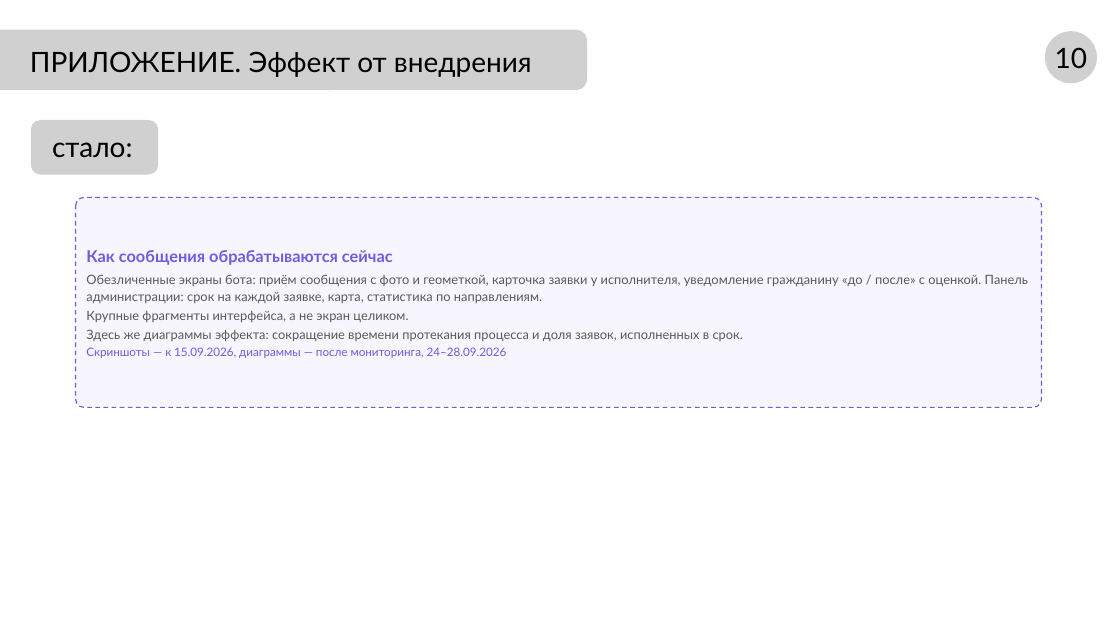
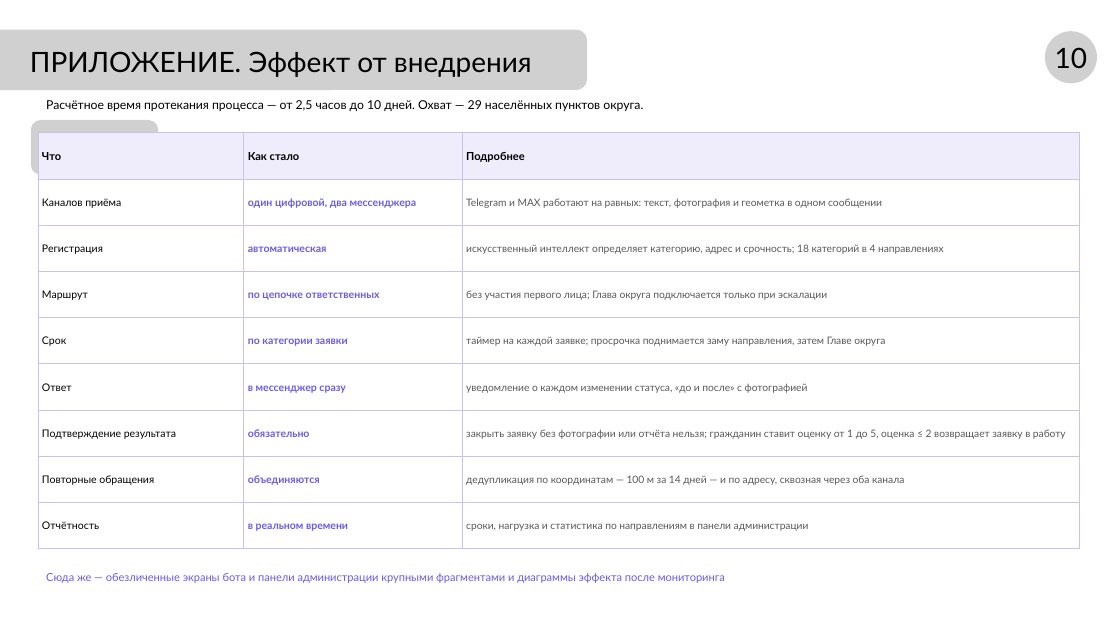
Before and after one commit to NiceGenn/Team-28-progress, a slide deck: slide 11 of файлы/prezentaciya-chernovik.pptx. Drawn at 1120x630 pixels with LibreOffice and Linux fonts; fonts in the diff are those of the drawing; grey boxes stand for pictures. Boxes give left, top, right and bottom in pixels: in the first picture for what was removed or moved away, otherwise in the second. Text is boxed around its words. In the diff, an @@ line names an element or a change of style, - is before the commit and + after.

```diff
--- a/файлы/prezentaciya-chernovik.pptx
+++ b/файлы/prezentaciya-chernovik.pptx
@@ text added at [46, 100, 643, 111], 10.5 pt, text #000000 @@
+Расчётное время протекания процесса — от 2,5 часов до 10 дней. Охват — 29 населённых пунктов округа.
@@ table added at [38, 133, 1080, 549], 9 rows, 3 columns @@
+Что | Как стало | Подробнее
+Каналов приёма | один цифровой, два мессенджера | Telegram и MAX работают на равных: текст, фотография и геометка в одном сообщении
+Регистрация | автоматическая | искусственный интеллект определяет категорию, адрес и срочность; 18 категорий в 4 направлениях
+Маршрут | по цепочке ответственных | без участия первого лица; Глава округа подключается только при эскалации
+Срок | по категории заявки | таймер на каждой заявке; просрочка поднимается заму направления, затем Главе округа
+Ответ | в мессенджер сразу | уведомление о каждом изменении статуса, «до и после» с фотографией
+Подтверждение результата | обязательно | закрыть заявку без фотографии или отчёта нельзя; гражданин ставит оценку от 1 до 5, оценка ≤ 2 возвращает заявку в работу
+Повторные обращения | объединяются | дедупликация по координатам — 100 м за 14 дней — и по адресу, сквозная через оба канала
+Отчётность | в реальном времени | сроки, нагрузка и статистика по направлениям в панели администрации
@@ rounded rectangle removed at [76, 197, 1042, 408] @@
-Как сообщения обрабатываются сейчас
-Обезличенные экраны бота: приём сообщения с фото и геометкой, карточка заявки у исполнителя, уведомление гражданину «до / после» с оценкой. Панель администрации: срок на каждой заявке, карта, статистика по направлениям.
-Крупные фрагменты интерфейса, а не экран целиком.
-Здесь же диаграммы эффекта: сокращение времени протекания процесса и доля заявок, исполненных в срок.
-Скриншоты — к 15.09.2026, диаграммы — после мониторинга, 24–28.09.2026
@@ text added at [46, 573, 725, 583], 9.5 pt, text #6C5CE0 @@
+Сюда же — обезличенные экраны бота и панели администрации крупными фрагментами и диаграммы эффекта после мониторинга
```
Also in this commit, not shown: 2 other slides changed, 1 slide added, 1 slide removed, 9 other files.
